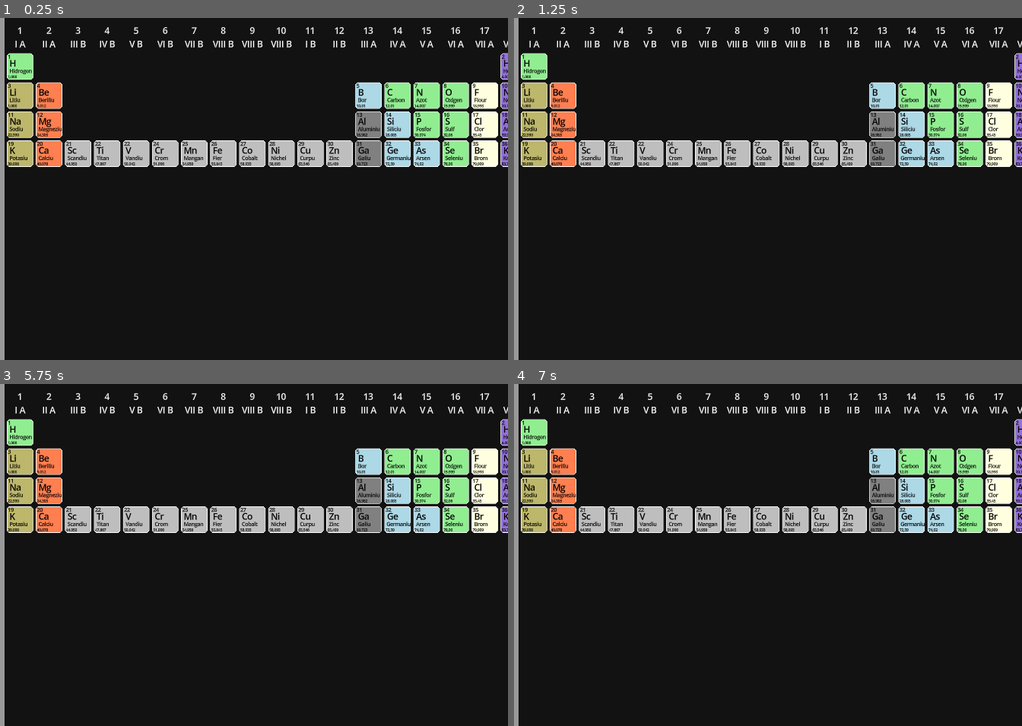
Above: before the commit, frames 1-4 (two rows, left to right).
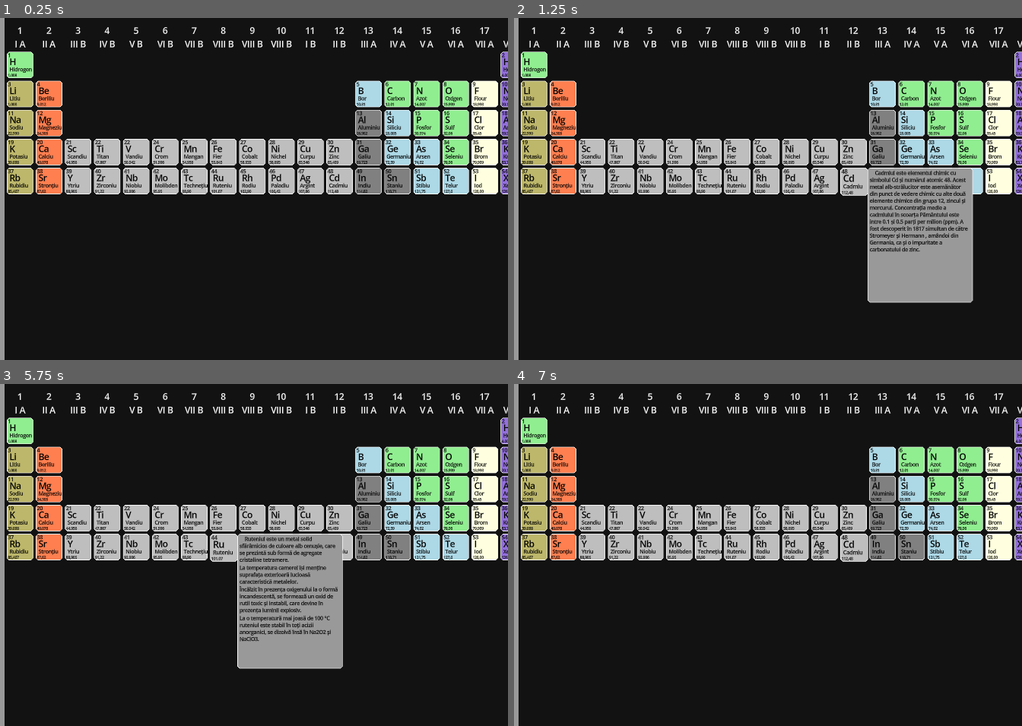
Above: after the commit, the same moments.

Repository: PurpleHamster1/proiect-chimie
Game: Godot game, scene res://main.tscn
The game is run twice, just before and just after one commit, with the same random seed, the same clock (stepped at 60 frames per second) and the same inputs.
Inputs (mouse positions are in pixels of both pictures, inside the frame that each line leads up to):
- Up to frame 1 (0.25 s): no input
- Up to frame 2 (1.25 s): tap Enter at 0.5 s; move the mouse to (849, 171) at 0.52 s
- Up to frame 3 (5.75 s): move the mouse to (81, 572) at 1.27 s; tap Space at 2, 3.5, 5 s; move the mouse to (264, 479) at 2.02 s; tap Enter at 2.75, 4.25 s; move the mouse to (172, 623) at 2.77 s; move the mouse to (386, 606) at 3.52 s; move the mouse to (20, 503) at 4.27 s; move the mouse to (233, 555) at 5.02 s
- Up to frame 4 (7 s): move the mouse to (625, 469) at 5.77 s; move the mouse to (849, 537) at 6.52 s

The runs differ from the first frame. In frame 1, 12% of the frame differs, in the area x 1-100%, y 9-52%; in frame 2, 19%, in the area x 1-100%, y 9-84%; in frame 3, 19%; in frame 4, 12%.

Commit message:
54 elemente

Diff:
--- a/project/main.tscn
+++ b/project/main.tscn
@@ -428,6 +428,210 @@
 corner_radius_bottom_left = 3
 corner_detail = 1
 
+[sub_resource type="StyleBoxFlat" id="StyleBoxFlat_0m2w5"]
+border_width_left = 1
+border_width_top = 1
+border_width_right = 1
+border_width_bottom = 1
+border_color = Color(1, 1, 1, 1)
+corner_radius_top_left = 3
+corner_radius_top_right = 3
+corner_radius_bottom_right = 3
+corner_radius_bottom_left = 3
+corner_detail = 1
+
+[sub_resource type="StyleBoxFlat" id="StyleBoxFlat_3ph4v"]
+border_width_left = 1
+border_width_top = 1
+border_width_right = 1
+border_width_bottom = 1
+border_color = Color(1, 1, 1, 1)
+corner_radius_top_left = 3
+corner_radius_top_right = 3
+corner_radius_bottom_right = 3
+corner_radius_bottom_left = 3
+corner_detail = 1
+
+[sub_resource type="StyleBoxFlat" id="StyleBoxFlat_walhv"]
+border_width_left = 1
+border_width_top = 1
+border_width_right = 1
+border_width_bottom = 1
+border_color = Color(1, 1, 1, 1)
+corner_radius_top_left = 3
+corner_radius_top_right = 3
+corner_radius_bottom_right = 3
+corner_radius_bottom_left = 3
+corner_detail = 1
+
+[sub_resource type="StyleBoxFlat" id="StyleBoxFlat_afb6r"]
+border_width_left = 1
+border_width_top = 1
+border_width_right = 1
+border_width_bottom = 1
+border_color = Color(1, 1, 1, 1)
+corner_radius_top_left = 3
+corner_radius_top_right = 3
+corner_radius_bottom_right = 3
+corner_radius_bottom_left = 3
+corner_detail = 1
+
+[sub_resource type="StyleBoxFlat" id="StyleBoxFlat_1255q"]
+border_width_left = 1
+border_width_top = 1
+border_width_right = 1
+border_width_bottom = 1
+border_color = Color(1, 1, 1, 1)
+corner_radius_top_left = 3
+corner_radius_top_right = 3
+corner_radius_bottom_right = 3
+corner_radius_bottom_left = 3
+corner_detail = 1
+
+[sub_resource type="StyleBoxFlat" id="StyleBoxFlat_2mlit"]
+border_width_left = 1
+border_width_top = 1
+border_width_right = 1
+border_width_bottom = 1
+border_color = Color(1, 1, 1, 1)
+corner_radius_top_left = 3
+corner_radius_top_right = 3
+corner_radius_bottom_right = 3
+corner_radius_bottom_left = 3
+corner_detail = 1
+
+[sub_resource type="StyleBoxFlat" id="StyleBoxFlat_sgqj3"]
+border_width_left = 1
+border_width_top = 1
+border_width_right = 1
+border_width_bottom = 1
+border_color = Color(1, 1, 1, 1)
+corner_radius_top_left = 3
+corner_radius_top_right = 3
+corner_radius_bottom_right = 3
+corner_radius_bottom_left = 3
+corner_detail = 1
+
+[sub_resource type="StyleBoxFlat" id="StyleBoxFlat_mbtyl"]
+border_width_left = 1
+border_width_top = 1
+border_width_right = 1
+border_width_bottom = 1
+border_color = Color(1, 1, 1, 1)
+corner_radius_top_left = 3
+corner_radius_top_right = 3
+corner_radius_bottom_right = 3
+corner_radius_bottom_left = 3
+corner_detail = 1
+
+[sub_resource type="StyleBoxFlat" id="StyleBoxFlat_7bphr"]
+border_width_left = 1
+border_width_top = 1
+border_width_right = 1
+border_width_bottom = 1
+border_color = Color(1, 1, 1, 1)
+corner_radius_top_left = 3
+corner_radius_top_right = 3
+corner_radius_bottom_right = 3
+corner_radius_bottom_left = 3
+corner_detail = 1
+
+[sub_resource type="StyleBoxFlat" id="StyleBoxFlat_6qnjj"]
+border_width_left = 1
+border_width_top = 1
+border_width_right = 1
+border_width_bottom = 1
+border_color = Color(1, 1, 1, 1)
+corner_radius_top_left = 3
+corner_radius_top_right = 3
+corner_radius_bottom_right = 3
+corner_radius_bottom_left = 3
+corner_detail = 1
+
+[sub_resource type="StyleBoxFlat" id="StyleBoxFlat_u2v8d"]
+border_width_left = 1
+border_width_top = 1
+border_width_right = 1
+border_width_bottom = 1
+border_color = Color(1, 1, 1, 1)
+corner_radius_top_left = 3
+corner_radius_top_right = 3
+corner_radius_bottom_right = 3
+corner_radius_bottom_left = 3
+corner_detail = 1
+
+[sub_resource type="StyleBoxFlat" id="StyleBoxFlat_yrpvd"]
+border_width_left = 1
+border_width_top = 1
+border_width_right = 1
+border_width_bottom = 1
+border_color = Color(1, 1, 1, 1)
+corner_radius_top_left = 3
+corner_radius_top_right = 3
+corner_radius_bottom_right = 3
+corner_radius_bottom_left = 3
+corner_detail = 1
+
+[sub_resource type="StyleBoxFlat" id="StyleBoxFlat_ndf34"]
+border_width_left = 1
+border_width_top = 1
+border_width_right = 1
+border_width_bottom = 1
+border_color = Color(1, 1, 1, 1)
+corner_radius_top_left = 3
+corner_radius_top_right = 3
+corner_radius_bottom_right = 3
+corner_radius_bottom_left = 3
+corner_detail = 1
+
+[sub_resource type="StyleBoxFlat" id="StyleBoxFlat_skxmk"]
+border_width_left = 1
+border_width_top = 1
+border_width_right = 1
+border_width_bottom = 1
+border_color = Color(1, 1, 1, 1)
+corner_radius_top_left = 3
+corner_radius_top_right = 3
+corner_radius_bottom_right = 3
+corner_radius_bottom_left = 3
+corner_detail = 1
+
+[sub_resource type="StyleBoxFlat" id="StyleBoxFlat_77yr4"]
+border_width_left = 1
+border_width_top = 1
+border_width_right = 1
+border_width_bottom = 1
+border_color = Color(1, 1, 1, 1)
+corner_radius_top_left = 3
+corner_radius_top_right = 3
+corner_radius_bottom_right = 3
+corner_radius_bottom_left = 3
+corner_detail = 1
+
+[sub_resource type="StyleBoxFlat" id="StyleBoxFlat_vbty0"]
+border_width_left = 1
+border_width_top = 1
+border_width_right = 1
+border_width_bottom = 1
+border_color = Color(1, 1, 1, 1)
+corner_radius_top_left = 3
+corner_radius_top_right = 3
+corner_radius_bottom_right = 3
+corner_radius_bottom_left = 3
+corner_detail = 1
+
+[sub_resource type="StyleBoxFlat" id="StyleBoxFlat_e5hia"]
+border_width_left = 1
+border_width_top = 1
+border_width_right = 1
+border_width_bottom = 1
+border_color = Color(1, 1, 1, 1)
+corner_radius_top_left = 3
+corner_radius_top_right = 3
+corner_radius_bottom_right = 3
+corner_radius_bottom_left = 3
+corner_detail = 1
+
 [node name="Main" type="Node2D"]
 script = ExtResource("1_xijjo")
 
@@ -787,7 +991,7 @@
 vertical_alignment = 1
 
 [node name="PeriodicTable" type="Control" parent="MainGUI/Background/HBoxContainer/VBoxContainer"]
-custom_minimum_size = Vector2(1000, 60)
+custom_minimum_size = Vector2(1000, 110)
 layout_mode = 2
 
 [node name="Elements" type="GridContainer" parent="MainGUI/Background/HBoxContainer/VBoxContainer/PeriodicTable"]
@@ -1280,3 +1484,188 @@
 masa = "83,798"
 desc = "	Kriptonul (simbol - Kr) este un element chimic monoatomic din grupa gazelor nobile, perioada a 4-a, care ocupă …(459 unchanged characters)…
 onLeft = true
+
+[node name="ElementBase37" parent="MainGUI/Background/HBoxContainer/VBoxContainer/PeriodicTable/Elements" instance=ExtResource("1_bx3qn")]
+layout_mode = 2
+theme_override_styles/panel = SubResource("StyleBoxFlat_0m2w5")
+tip = "Alca"
+nr = "37"
+simbol = "Rb"
+nume = "Rubidiu"
+masa = "85,467"
+desc = "	Rubidiul este un element chimic notat cu simbolul Rb și care are numărul atomic 37. Rubidiul este un metal alcalin moale, de culoare alb-argintie; în stare elementară este foarte reactiv, cu proprietăți similare altor metale alcaline, precum oxidarea rapidă în aer. Rubidiul natural este un amestec izotopic: 85Rb, singurul izotop stabil, cu o concentrație de 72%. Restul procentelor, de 28% reprezintă izotopul radioactiv 87Rb ce are timpul de înjumătățire de 49 miliarde de ani - mai mult de 3 ori vârsta estimată a Universului."
+
+[node name="ElementBase38" parent="MainGUI/Background/HBoxContainer/VBoxContainer/PeriodicTable/Elements" instance=ExtResource("1_bx3qn")]
+layout_mode = 2
+theme_override_styles/panel = SubResource("StyleBoxFlat_3ph4v")
+tip = "AlcaP"
+nr = "38"
+simbol = "Sr"
+nume = "Stronțiu"
+masa = "87,62"
+desc = "	Stronțiul este un element chimic din categoria metalelor alcalino-pămîntoase, care are numărul atomic 38. Simbolul chimic este Sr. Acesta a fost descoperit de către Adair Crawford și William Cruickshank în anul 1790. Denumirea acestuia a fost dată după orașul scoțian Strotian. Stronțiul este un element foarte reactiv de consistență moale de culoare metalică, alb-argintie și galbenă în cazul în care acesta intră în contact cu aerul. Stronțiul se regăsește în natură în celestină și stronțianit. În timp ce stronțiul natural este stabil, izotopul sintetic al acestuia 90Sr este radioactiv, se găsește în deșeurile radioactive și are un timp de înjumătățire de 28,90 ani."
+
+[node name="ElementBase39" parent="MainGUI/Background/HBoxContainer/VBoxContainer/PeriodicTable/Elements" instance=ExtResource("1_bx3qn")]
+layout_mode = 2
+theme_override_styles/panel = SubResource("StyleBoxFlat_walhv")
+tip = "MetalT"
+nr = "39"
+simbol = "Y"
+nume = "Ytriu"
+masa = "88,905"
+desc = "	Ytriul este un element chimic notat cu simbolul Y și care are numărul atomic 39. Primul element al blocul d în a 5-a perioadă, ytriul este un metal de tranziție de culoare metalic-argintie, care prezintă caracteristici chimice similare lantanidelor, fiind astfel des clasificat ca un pământ rar. Ytriul este aproape mereu găsit în combinație cu lantanidele în mineralele pământurilor rare, nefiind niciodată găsit în natură ca element liber. Singurul său izotop stabil (89Y) este și singurul său izotop natural."
+
+[node name="ElementBase40" parent="MainGUI/Background/HBoxContainer/VBoxContainer/PeriodicTable/Elements" instance=ExtResource("1_bx3qn")]
+layout_mode = 2
+theme_override_styles/panel = SubResource("StyleBoxFlat_afb6r")
+tip = "MetalT"
+nr = "40"
+simbol = "Zr"
+nume = "Zirconiu"
+masa = "91,22"
+desc = "	Zirconiul este folosit mai nou și în stomatologie sub forma de oxid de zirconiu (zirconia), ca cea mai fizionomică opțiune pentru o coroană dentară. Se pune sub porțelan în loc de metal pentru a nu transpare sub porțelan. Se mai folosește și la implantologie tot din același motiv, dar și pentru că are o biocompatibilitate superioară, înlocuind titanul. Zirconia se mai folosește si la fabricarea bijuteriilor."
+
+[node name="ElementBase41" parent="MainGUI/Background/HBoxContainer/VBoxContainer/PeriodicTable/Elements" instance=ExtResource("1_bx3qn")]
+layout_mode = 2
+theme_override_styles/panel = SubResource("StyleBoxFlat_1255q")
+tip = "MetalT"
+nr = "41"
+simbol = "Nb"
+nume = "Niobiu"
+masa = "92.906"
+desc = "	Niobiul (cunoscut și sub precedenta denumire de columbiu) este un element chimic notat cu simbolul Nb și numărul atomic 41. Este un metal de tranziție moale, de culoare gri, ductil, fiind găsit des în mineralele piroclor și în columbit, de unde și fosta denumire de „columbiu”. Numele metalului provine din mitologia greacă, fiind numit după Niobe, fiica lui Tantal. Numele reflectă similaritatea ridicată ale caracteristicilor fizice și chimice ale celor două elemente, fapt ce le face greu de distins."
+
+[node name="ElementBase42" parent="MainGUI/Background/HBoxContainer/VBoxContainer/PeriodicTable/Elements" instance=ExtResource("1_bx3qn")]
+layout_mode = 2
+theme_override_styles/panel = SubResource("StyleBoxFlat_2mlit")
+tip = "MetalT"
+nr = "42"
+simbol = "Mo"
+nume = "Molibden"
+masa = "95.95"
+desc = "	Molibdenul este un metal tranzițional din grupa 6 aflat în poziția 42 în tabelul periodic al elementelor. Simbolul chimic este Mo. Numele este din latina științifică (așa-numita neo-latină) (Molybdaenum) bazat pe cuvântul din greaca veche Μόλυβδος molybdos care înseamnă plumb, deoarece minereurile sale erau confundate cu cele de plumb."
+
+[node name="ElementBase43" parent="MainGUI/Background/HBoxContainer/VBoxContainer/PeriodicTable/Elements" instance=ExtResource("1_bx3qn")]
+layout_mode = 2
+theme_override_styles/panel = SubResource("StyleBoxFlat_sgqj3")
+tip = "MetalT"
+nr = "43"
+simbol = "Tc"
+nume = "Technețiu"
+masa = "98,90"
+desc = "	Technețiul (pronunțat tehnețiu și uneori scris astfel) este elementul chimic cu numărul atomic 43 și simbolul Tc. Este un metal de tranziție radioactiv, cel mai ușor element fără izotopi stabili. Pe Pământ se găsește în cantități extrem de mici, în zăcămintele de uraniu sau molibden; pentru aplicații medicale și științifice technețiul este produs pe cale artificială. Proprietățile technețiului sunt intermediare între cele ale manganului și reniului, și au fost prezise în bună măsură de Dmitri Mendeleev înainte de descoperire."
+
+[node name="ElementBase44" parent="MainGUI/Background/HBoxContainer/VBoxContainer/PeriodicTable/Elements" instance=ExtResource("1_bx3qn")]
+layout_mode = 2
+theme_override_styles/panel = SubResource("StyleBoxFlat_mbtyl")
+tip = "MetalT"
+nr = "44"
+simbol = "Ru"
+nume = "Ruteniu"
+masa = "101.07"
+desc = "	Ruteniul este un metal solid sfărâmicios de culoare alb cenușie, care se prezintă sub formă de agregate cristaline tetramere.
+La temperatura camerei își menține suprafața exterioară lucioasă caracteristică metalelor.
+Încălzit în prezența oxigenului la o formă incandescentă, se formează un oxid de rutil toxic și instabil, care devine în prezența luminii explosiv.
+La o temperatură mai joasă de 100 °C ruteniul este stabil în toți acizii anorganici, se dizolvă însă în Na2O2 și NaClO3."
+
+[node name="ElementBase45" parent="MainGUI/Background/HBoxContainer/VBoxContainer/PeriodicTable/Elements" instance=ExtResource("1_bx3qn")]
+layout_mode = 2
+theme_override_styles/panel = SubResource("StyleBoxFlat_7bphr")
+tip = "MetalT"
+nr = "45"
+simbol = "Rh"
+nume = "Rodiu"
+masa = "102,90"
+desc = "	Rodiul (din grecescul rhodon (ῥόδον) = roz, pentru că multe săruri de rodiu au o culoare roșie intensă) este un element chimic cu simbolul Rh și numărul atomic 45. Este un metal de tranziție rar, din grupa platinei, de culoare alb-argintie și cu o duritate ridicată. El se găsește în minereurile de platină și se folosește ca element de aliere în aliajele de platină și drept catalizator."
+
+[node name="ElementBase46" parent="MainGUI/Background/HBoxContainer/VBoxContainer/PeriodicTable/Elements" instance=ExtResource("1_bx3qn")]
+layout_mode = 2
+theme_override_styles/panel = SubResource("StyleBoxFlat_6qnjj")
+tip = "MetalT"
+nr = "46"
+simbol = "Pd"
+nume = "Paladiu"
+masa = "106,42"
+desc = "	Paladiul este un element chimic cu simbolul Pd și cu numărul atomic 46. Paladiul este un metal rar, strălucitor, de culoare alb-argintiu, descoperit în 1803 de William Hyde Wollaston. Elementul este numit după asteroidul Pallas, care a fost denumit după epitetul zeiței grecești Atena, obținut de aceasta când a omorât-o pe Pallas."
+
+[node name="ElementBase47" parent="MainGUI/Background/HBoxContainer/VBoxContainer/PeriodicTable/Elements" instance=ExtResource("1_bx3qn")]
+layout_mode = 2
+theme_override_styles/panel = SubResource("StyleBoxFlat_u2v8d")
+tip = "MetalT"
+nr = "47"
+simbol = "Ag"
+nume = "Argint"
+masa = "107,86"
+desc = "	Argintul este elementul chimic cu numărul atomic 47. Este un metal prețios, care a folosit în cursul istoriei la baterea monedelor și pentru crearea de bijuterii. În prezent, argintul are de asemenea o gamă largă de întrebuințări industriale."
+
+[node name="ElementBase48" parent="MainGUI/Background/HBoxContainer/VBoxContainer/PeriodicTable/Elements" instance=ExtResource("1_bx3qn")]
+layout_mode = 2
+theme_override_styles/panel = SubResource("StyleBoxFlat_yrpvd")
+tip = "MetalT"
+nr = "48"
+simbol = "Cd"
+nume = "Cadmiu"
+masa = "112,48"
+desc = "	Cadmiul este elementul chimic cu simbolul Cd și numărul atomic 48. Acest metal alb-strălucitor este asemănător din punct de vedere chimic cu alte două elemente chimice din grupa 12, zincul și mercurul. Concentrația medie a cadmiului în scoarța Pământului este intre 0.1 și 0.5 parți per milion (ppm). A fost descoperit în 1817 simultan de către Stromeyer și Hermann , amândoi din Germania, ca și o impuritate a carbonatului de zinc."
+
+[node name="ElementBase49" parent="MainGUI/Background/HBoxContainer/VBoxContainer/PeriodicTable/Elements" instance=ExtResource("1_bx3qn")]
+layout_mode = 2
+theme_override_styles/panel = SubResource("StyleBoxFlat_ndf34")
+tip = "MetalPT"
+nr = "49"
+simbol = "In"
+nume = "Indiu"
+masa = "114.82"
+desc = "	Indiul este elementul chimic din categoria metalelor, notat cu simbolul In și numărul atomic 49. Este cel mai moale metal, care nu face parte din categoria alcalinelor. Are un aspect metalic asemănător cu staniul. Este un metal post-tranzițional, care constituie 0,21 părți per bilion din crusta Pământului. Punctul de topire al indiului este mai înalt decât al sodiului și al galiului, însă mai scăzut decât al litiului și staniului."
+
+[node name="ElementBase50" parent="MainGUI/Background/HBoxContainer/VBoxContainer/PeriodicTable/Elements" instance=ExtResource("1_bx3qn")]
+layout_mode = 2
+theme_override_styles/panel = SubResource("StyleBoxFlat_skxmk")
+tip = "MetalPT"
+nr = "50"
+simbol = "Sn"
+nume = "Staniu"
+masa = "118.71"
+desc = "	Prima menționare a acestui metal, care, după cum credeau oamenii înainte, avea chiar și unele proprietăți magice, poate fi găsită în textele biblice. Staniul a jucat un rol decisiv în îmbunătățirea vieții în timpul epocii bronzului. În acel moment, cel mai durabil aliaj de metal pe care îl poseda omul era bronzul. Bronzul se poate obține prin adăugarea staniului în cupru. Timp de câteva secole, obiectele se făceau din acest material, de la unelte la bijuterii."
+
+[node name="ElementBase51" parent="MainGUI/Background/HBoxContainer/VBoxContainer/PeriodicTable/Elements" instance=ExtResource("1_bx3qn")]
+layout_mode = 2
+theme_override_styles/panel = SubResource("StyleBoxFlat_77yr4")
+tip = "Metalo"
+nr = "51"
+simbol = "Sb"
+nume = "Stibiu"
+masa = "121,75"
+desc = "	Stibiul (antimoniul) este un metaloid alb-argintiu, cu numărul atomic 51, având simbolul „Sb”. Metaloidul este întrebuințat pentru realizarea unor aliaje în poligrafie, în industria cauciucului și în tehnică. Alături de zăcămintele de mercur, în mod frecvent, se găsește stibina din care se extrage stibiul sau antimoniul. Aceasta se folosește în aliajele pentru izolarea cablurilor, la fabricarea unor piese rezistente la acizi etc."
+
+[node name="ElementBase52" parent="MainGUI/Background/HBoxContainer/VBoxContainer/PeriodicTable/Elements" instance=ExtResource("1_bx3qn")]
+layout_mode = 2
+theme_override_styles/panel = SubResource("StyleBoxFlat_vbty0")
+tip = "Metalo"
+nr = "52"
+simbol = "Te"
+nume = "Telur"
+masa = "127,6"
+desc = "	Telurul a fost descoperit în 1782 d.Hr. în minereul de aur de la minele din Zlatna, pe teritoriul actual al României (atunci în Imperiul habsburgic), de către mineralogul austriac Franz-Joseph Müller von Reichenstein. Telurul a fost studiat însă abia în 1798, de către chimistul german Martin Heinrich Klaproth, același care a descoperit uraniul, zirconiul și ceriul."
+onLeft = true
+
+[node name="ElementBase53" parent="MainGUI/Background/HBoxContainer/VBoxContainer/PeriodicTable/Elements" instance=ExtResource("1_bx3qn")]
+layout_mode = 2
+theme_override_styles/panel = SubResource("StyleBoxFlat_e5hia")
+tip = "Halo"
+nr = "53"
+simbol = "I"
+nume = "Iod"
+masa = "126,90"
+desc = "	Iodul este al patrulea element din grupa halogenilor, posedă o reactivitate slabă și o electronegativitate relativ mare, dar mai mică decât a celorlalți halogeni. Ca substanță elementară, la fel ca toți halogenii, iodul prezintă moleculă diatomică (I2)."
+onLeft = true
+
+[node name="ElementBase54" parent="MainGUI/Background/HBoxContainer/VBoxContainer/PeriodicTable/Elements" instance=ExtResource("1_bx3qn")]
+layout_mode = 2
+tip = "Nobil"
+nr = "54"
+simbol = "Xe"
+nume = "Xenon"
+masa = "131.29"
+desc = "	Xenonul este un element chimic cu simbolul chimic Xe și cu numărul atomic egal cu 54. Este un gaz nobil, incolor, greu, fiind găsit în atmosfera Terrei în cantități mici. Deși, ca toate gazele nobile, xenonul este inert din punct de vedere chimic, între atomii acestuia și atomii altor elemente chimice pot exista reacții chimice, cum ar fi reacția de formare a hexafluoroplatinatul de xenon; acesta a fost primul compus sintetizat al unui gaz nobil."
+onLeft = true
Not shown: 1 places in project/main.tscn that only renumber resources
